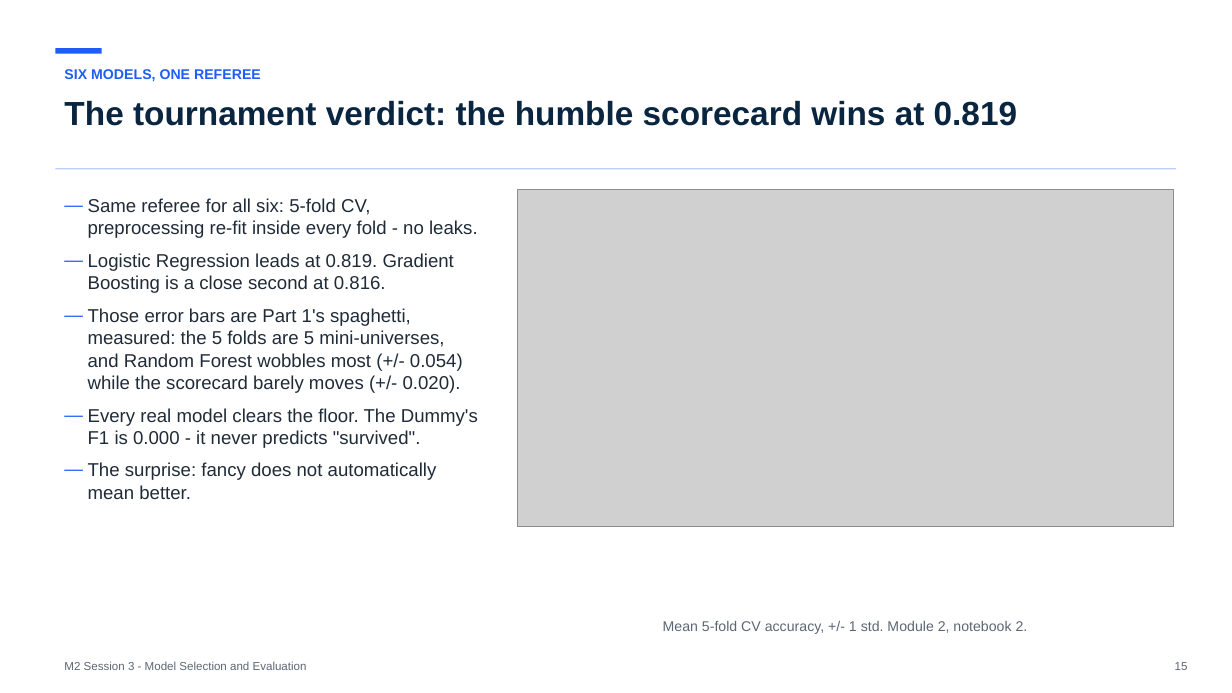
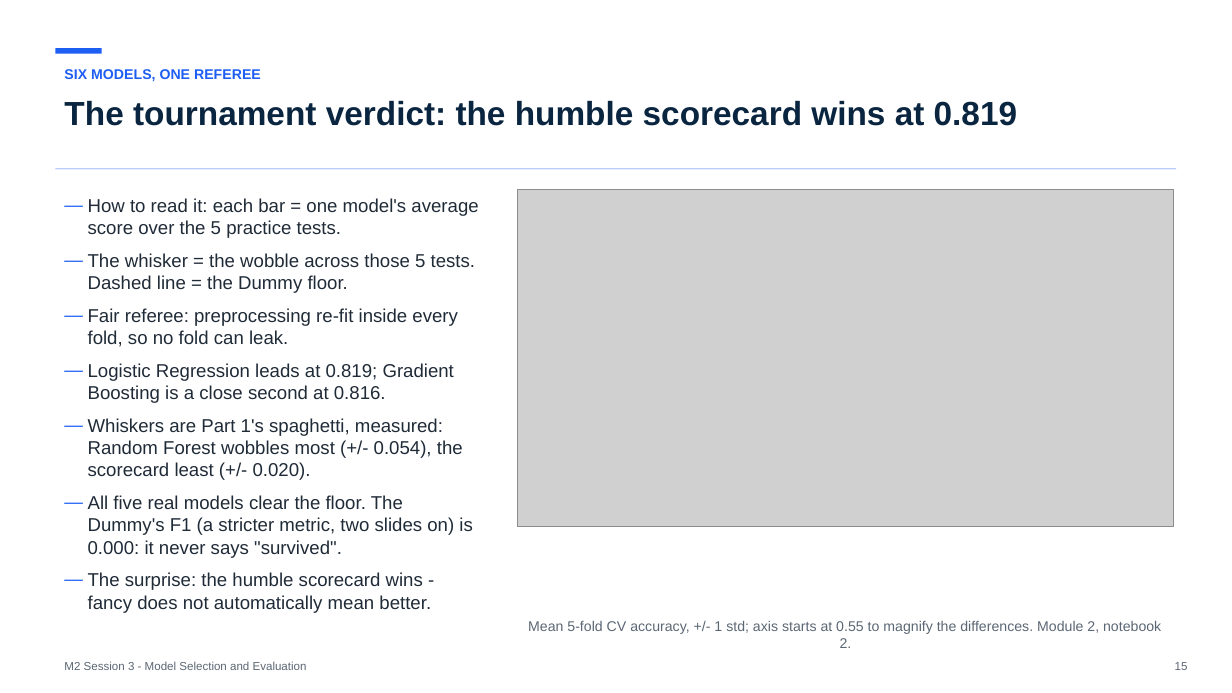
Before and after one commit to koenossendrijver/fontys-tech-exercises, a slide deck: slide 15 of presentations/m2-session-3-model-selection-and-evaluation.pptx. Drawn at 1232x693 pixels with LibreOffice and Linux fonts; fonts in the diff are those of the drawing; grey boxes stand for pictures. Boxes give left, top, right and bottom in pixels: in the first picture for what was removed or moved away, otherwise in the second. Text is boxed around its words. In the diff, an @@ line names an element or a change of style, - is before the commit and + after.

```diff
--- a/presentations/m2-session-3-model-selection-and-evaluation.pptx
+++ b/presentations/m2-session-3-model-selection-and-evaluation.pptx
@@ text at (88, 198, 478, 613): text changed @@
-— Same referee for all six: 5-fold CV, preprocessing re-fit inside every fold - no leaks.
-— Logistic Regression leads at 0.819. Gradient Boosting is a close second at 0.816.
-— Those error bars are Part 1's spaghetti, measured: the 5 folds are 5 mini-universes, and Random Forest wobbles most (+/- 0.054) while the scorecard barely moves (+/- 0.020).
-— Every real model clears the floor. The Dummy's F1 is 0.000 - it never predicts "survived".
-— The surprise: fancy does not automatically mean better.
+— How to read it: each bar = one model's average score over the 5 practice tests.
+— The whisker = the wobble across those 5 tests. Dashed line = the Dummy floor.
+— Fair referee: preprocessing re-fit inside every fold, so no fold can leak.
+— Logistic Regression leads at 0.819; Gradient Boosting is a close second at 0.816.
+— Whiskers are Part 1's spaghetti, measured: Random Forest wobbles most (+/- 0.054), the scorecard least (+/- 0.020).
+— All five real models clear the floor. The Dummy's F1 (a stricter metric, two slides on) is 0.000: it never says "survived".
+— The surprise: the humble scorecard wins - fancy does not automatically mean better.
@@ text at (528, 621, 1161, 648): text changed @@
-Mean 5-fold CV accuracy, +/- 1 std. Module 2, notebook 2.
+Mean 5-fold CV accuracy, +/- 1 std; axis starts at 0.55 to magnify the differences. Module 2, notebook 2.
```
Also in this commit, not shown: 17 other slides changed, 7 other files.
